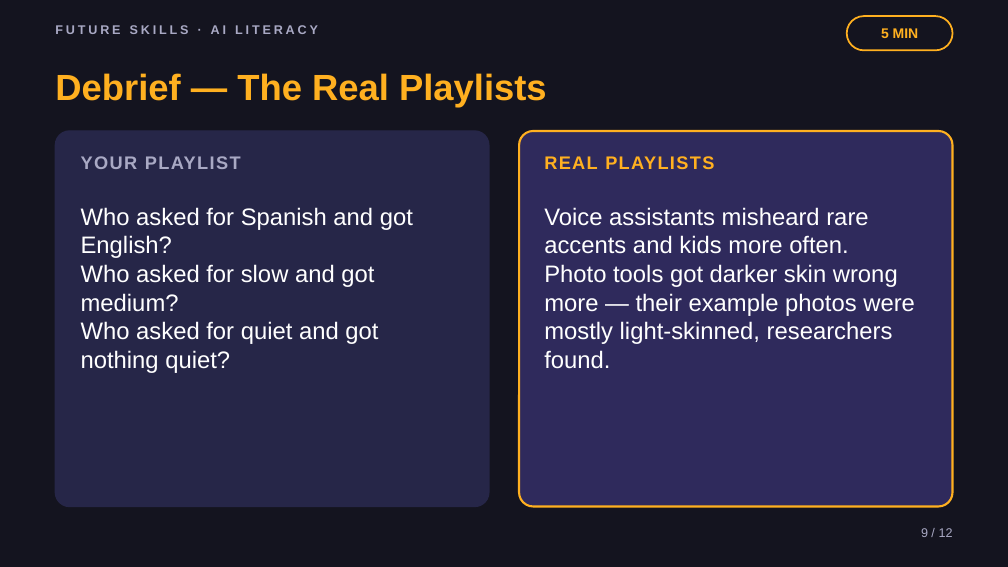
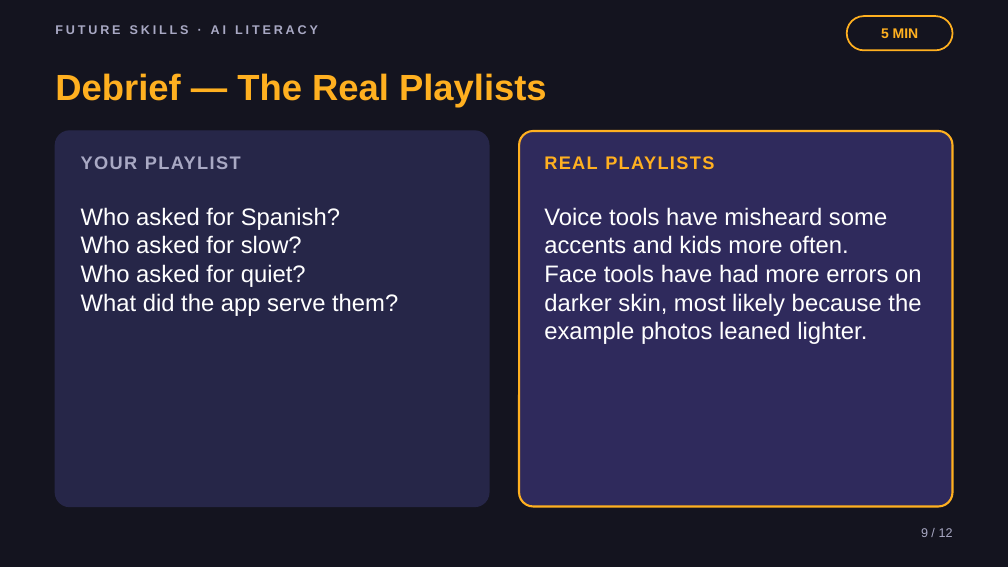
Before and after one commit to phiunit/tptphi, a slide deck: slide 9 of products/ai-training-data-crate/dist/What's in the Playlist - Slides.pptx. Drawn at 1008x567 pixels with LibreOffice and Linux fonts; fonts in the diff are those of the drawing. Boxes give left, top, right and bottom in pixels: in the first picture for what was removed or moved away, otherwise in the second. Text is boxed around its words. In the diff, an @@ line names an element or a change of style, - is before the commit and + after.

```diff
--- a/products/ai-training-data-crate/dist/What's in the Playlist - Slides.pptx
+++ b/products/ai-training-data-crate/dist/What's in the Playlist - Slides.pptx
@@ text at [81,207,398,316]: text changed @@
-Who asked for Spanish and got English?
-Who asked for slow and got medium?
-Who asked for quiet and got nothing quiet?
+Who asked for Spanish?
+Who asked for slow?
+Who asked for quiet?
+What did the app serve them?
@@ text at [544,207,921,344]: text changed @@
-Voice assistants misheard rare accents and kids more often.
-Photo tools got darker skin wrong more — their example photos were mostly light-skinned, researchers found.
+Voice tools have misheard some accents and kids more often.
+Face tools have had more errors on darker skin, most likely because the example photos leaned lighter.
```
Also in this commit, not shown: 8 other slides changed, 33 other files.
